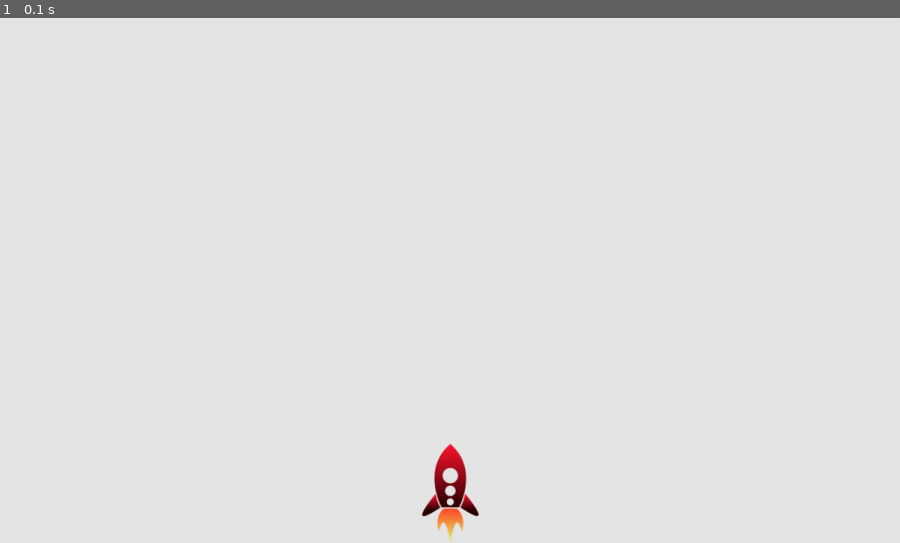
Above: before the commit, frame 1.
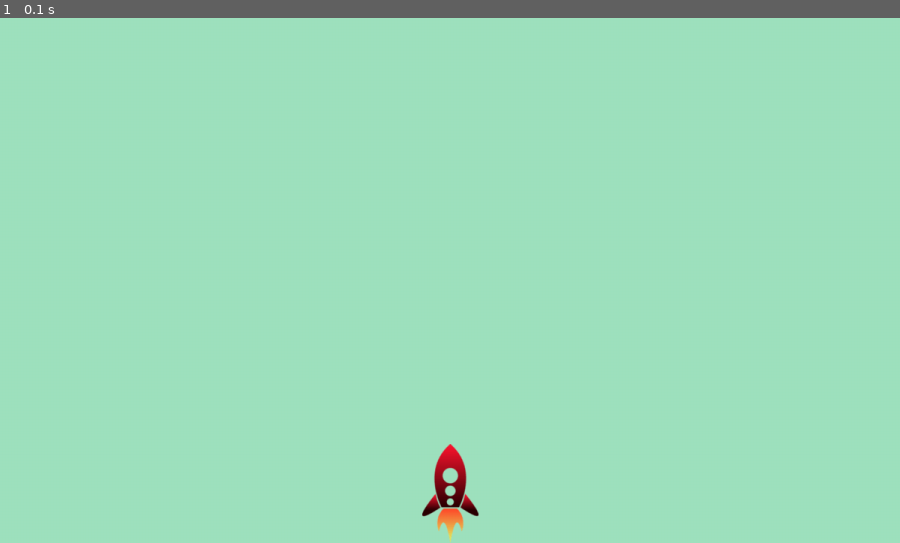
Above: after the commit, the same moment.

Repository: fathimaNasmin/alien-invasion-pygame
Game: pygame game, started from alien_invasion.py
The game is run twice, just before and just after one commit, with the same random seed, the same clock (stepped at 60 frames per second) and the same inputs.
Inputs:
- Up to frame 1 (0.1 s): no input

The runs differ from the first frame. In frame 1, 100% of the frame differs, in the area x 0-100%, y 0-100%.

Commit message:
refactoring:add helper methods to AlienInvasion class

Diff:
--- a/alien_invasion.py
+++ b/alien_invasion.py
@@ -25,17 +25,24 @@
     def run_game(self):
         """Start the main lopp for the game"""
         while True:
-            #watch for keyboard and mouse events.
-            for event in pygame.event.get():
-                if event.type == pygame.QUIT:
-                    sys.exit()
+            self._check_events()
+            self._update_screen()
 
-            # Redraw the screen during each pass through the loop.
-            self.screen.fill(self.bg_color)
-            self.ship.blitme()
+    def _check_events(self):
+        """Respond to keypresses and mouse events"""
+        for event in pygame.event.get():
+            if event.type == pygame.QUIT:
+                sys.exit()
 
-            # Make the most recently drawn screen visible.
-            pygame.display.flip()
+    def _update_screen(self):
+        """Update images on the screen, and flip to the new screen"""
+        # Redraw the screen during each pass through the loop.
+        self.screen.fill(self.bg_color)
+        self.ship.blitme()
+
+        # Make the most recently drawn screen visible.
+        pygame.display.flip()
+
 
 if __name__ == "__main__":
     # Make a game instance and run the game.
--- a/settings.py
+++ b/settings.py
@@ -5,4 +5,4 @@
         """Initialize the game settings"""
         self.screen_width = 1200
         self.screen_height = 700
-        self.bg_color = (230, 230, 230)
+        self.bg_color = (159, 226, 191)
